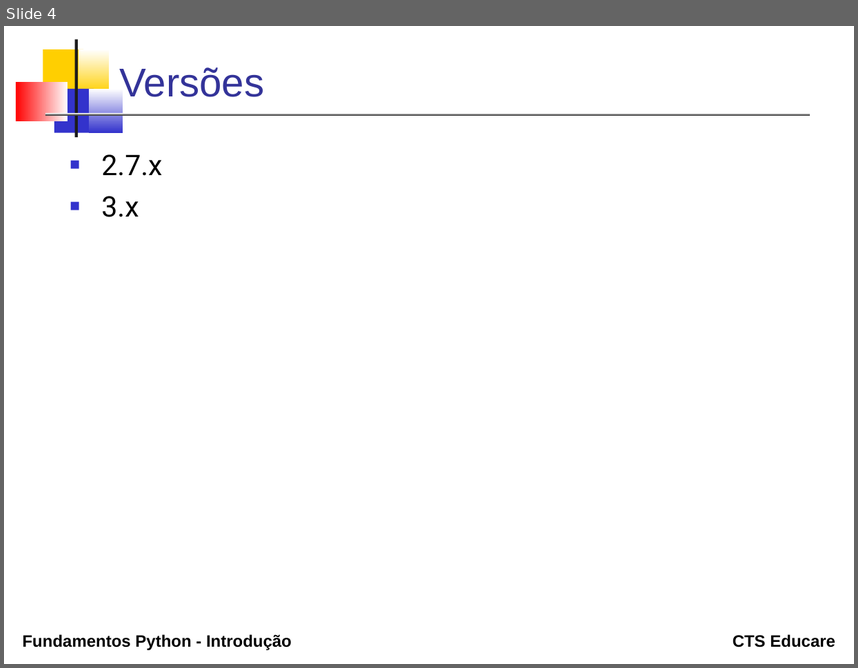
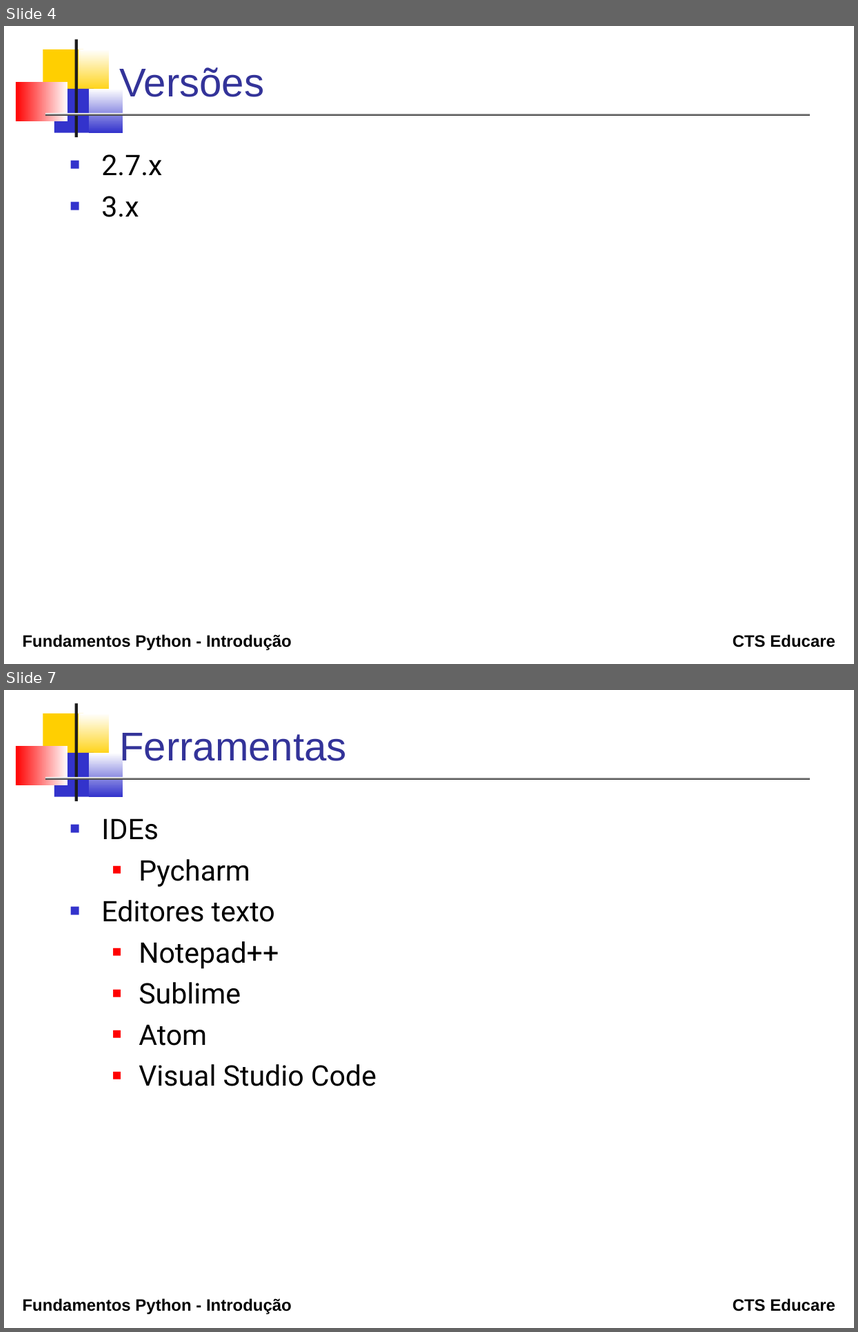
Before and after one commit to erosvitor/curso-python-fundamentos, a slide deck: topicos/01_introducao/Introducao.odp. Shown one above the other, each under a label of ours: slide 4 before the commit, slides 4 and 7 after it; the slides between them are not shown. The pictures are 858x668 and 858x1332 pixels, drawn with LibreOffice and Linux fonts; fonts in the diff are those of the drawing. Boxes give left, top, right and bottom in pixels: in the first picture for what was removed or moved away, otherwise in the second. Text is boxed around its words. In the diff, an @@ line names an element or a change of style, - is before the commit and + after.

```diff
--- a/topicos/01_introducao/Introducao.odp
+++ b/topicos/01_introducao/Introducao.odp
@@ slide 7 added at bbox=[4, 690, 854, 1328], background #FFFFFF; not listed: 9 template elements that a slide beside it also shows @@
@@ title added at bbox=[119, 733, 346, 768], 34 pt, text #333399 @@
+Ferramentas
@@ text added at bbox=[101, 818, 377, 1086], 24 pt, text #000000 @@
+■ IDEs
+  ■ Pycharm
+■ Editores texto
+  ■ Notepad++
+  ■ Sublime
+  ■ Atom
+  ■ Visual Studio Code
```
Also in this commit, not shown: 4 slides changed, 1 other slide added, 7 slides removed, 14 other files.
